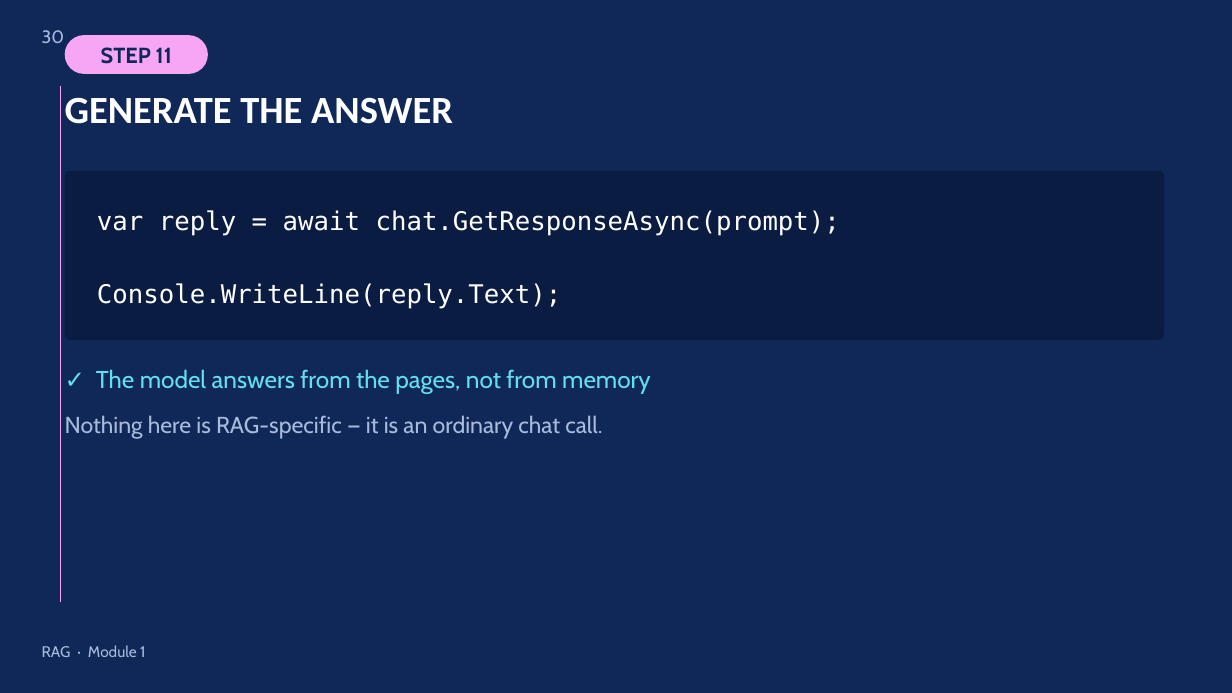
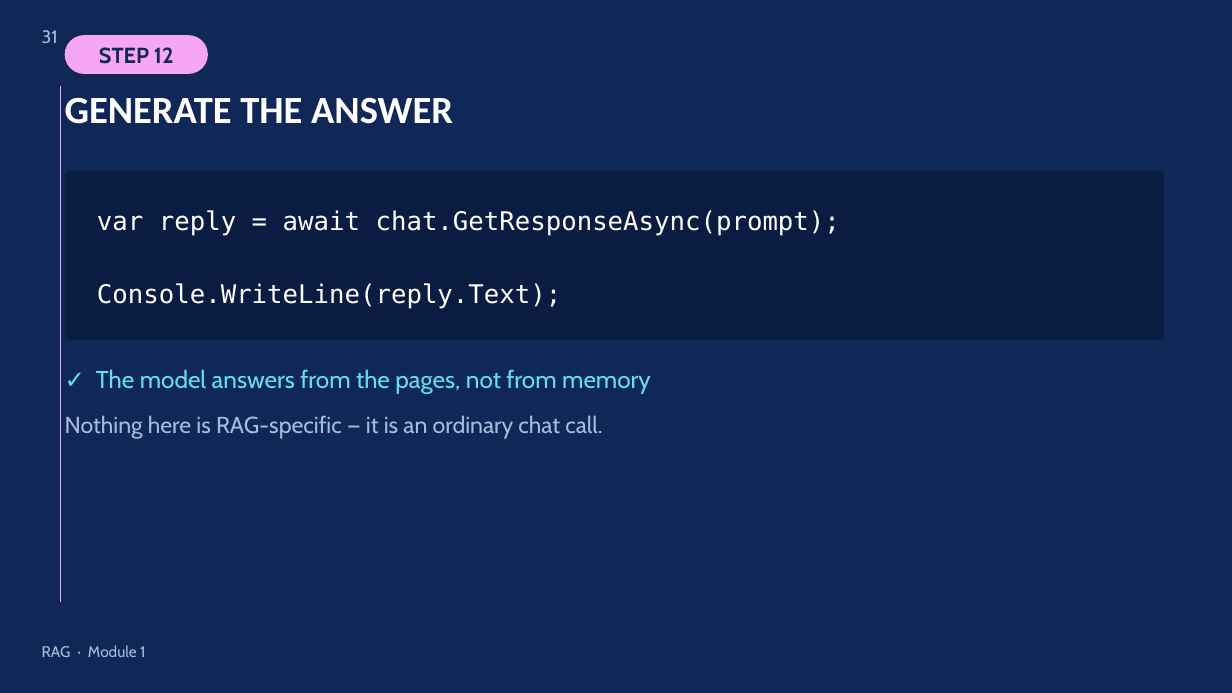
Before and after one commit to tt3ateach/KodCode-AI-Augmented-Software-Development, a slide deck: slide 31 of Extras/12 - RAG.pptx (slide 30 before the commit). Drawn at 1232x693 pixels with LibreOffice and Linux fonts; fonts in the diff are those of the drawing. Boxes give left, top, right and bottom in pixels: in the first picture for what was removed or moved away, otherwise in the second. Text is boxed around its words. In the diff, an @@ line names an element or a change of style, - is before the commit and + after.

```diff
--- a/Extras/12 - RAG.pptx
+++ b/Extras/12 - RAG.pptx
@@ page number at (42, 30, 58, 43): text changed @@
-30
+31
@@ text in rounded rectangle at (99, 47, 174, 64): text changed @@
-STEP 11
+STEP 12
```
Also in this commit, not shown: 5 other slides changed, 1 slide added.
